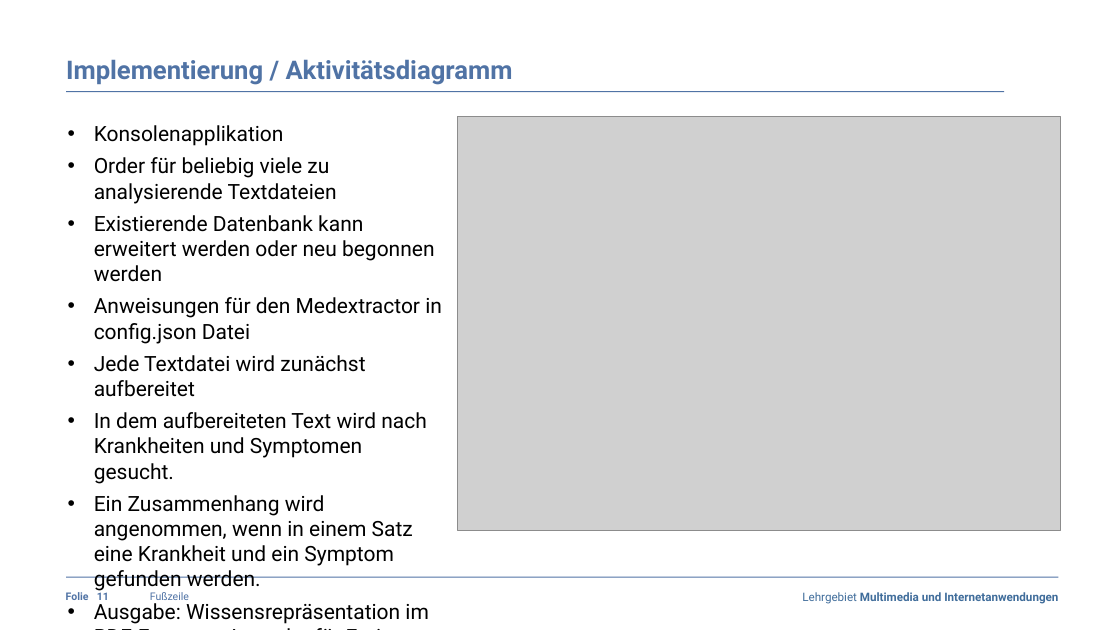
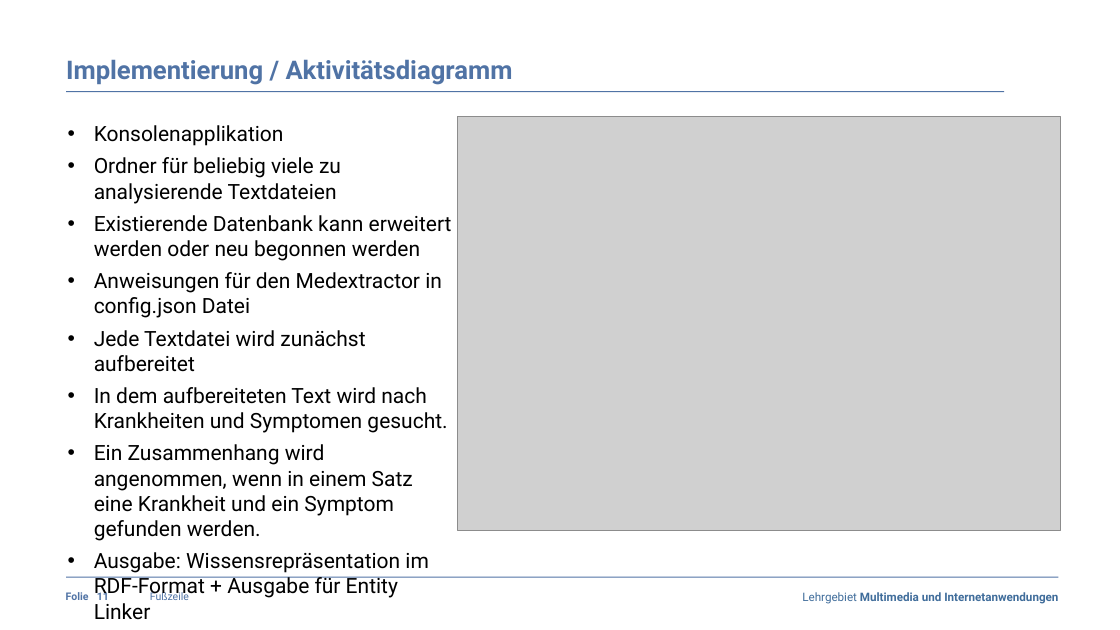
Before and after one commit to claraja/NLP_63458_WS22, a slide deck: slide 11 of Praesentation/Praesentation_Fachpraktikum_MedExtractor_Gruppe5.pptx. Drawn at 1120x630 pixels with LibreOffice and Linux fonts; fonts in the diff are those of the drawing; grey boxes stand for pictures; background and template pictures are left out. Boxes give left, top, right and bottom in pixels: in the first picture for what was removed or moved away, otherwise in the second. Text is boxed around its words. In the diff, an @@ line names an element or a change of style, - is before the commit and + after.

```diff
--- a/Praesentation/Praesentation_Fachpraktikum_MedExtractor_Gruppe5.pptx
+++ b/Praesentation/Praesentation_Fachpraktikum_MedExtractor_Gruppe5.pptx
@@ text at [94,157,341,204]: text changed @@
-• Order für beliebig viele zu analysierende Textdateien
+• Ordner für beliebig viele zu analysierende Textdateien
```
Also in this commit, not shown: 4 other slides changed.
